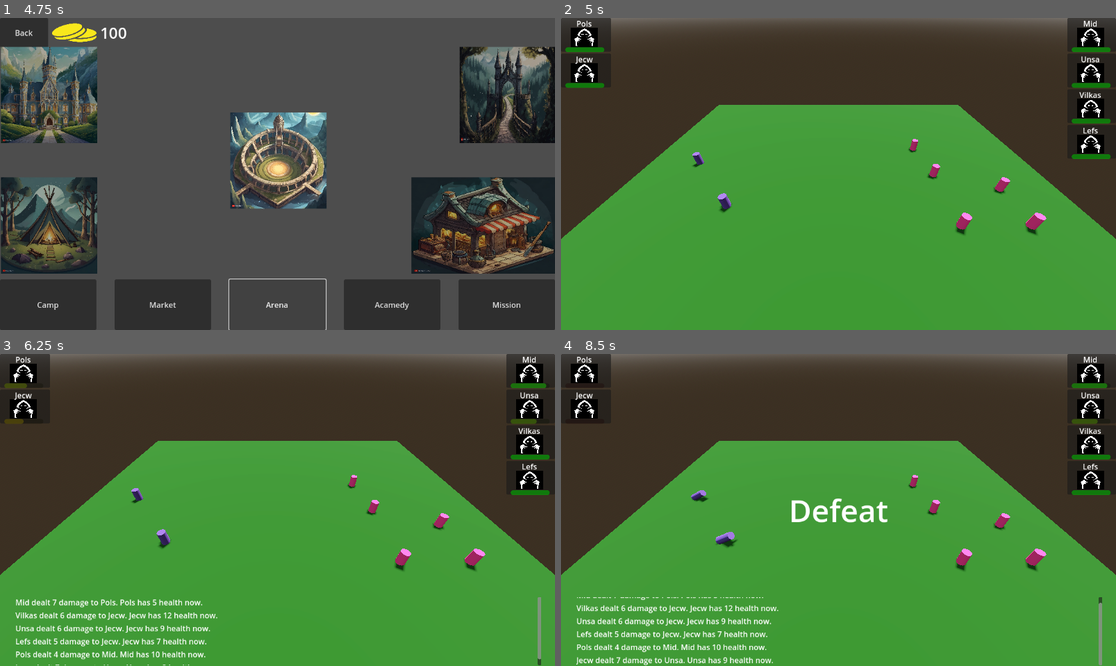
Above: before the commit, frames 1-4 (two rows, left to right).
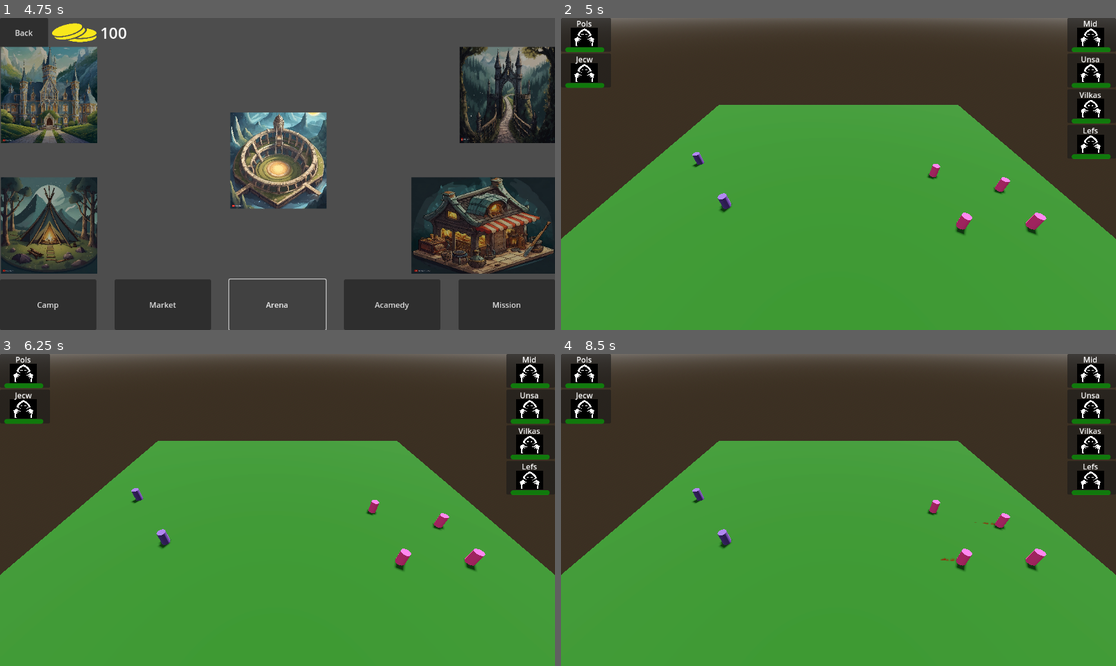
Above: after the commit, the same moments.

Repository: ualisars/ManagementPrototype
Game: Godot game, scene res://Interface/player_interface.tscn
The game is run twice, just before and just after one commit, with the same random seed, the same clock (stepped at 60 frames per second) and the same inputs.
Inputs (mouse positions are in pixels of both pictures, inside the frame that each line leads up to):
- Up to frame 1 (4.75 s): click "Camp" at 0.5 s; move the mouse to (399, 158) at 1.27 s; press the mouse at (399, 158) at 1.28 s; tap Enter at 2 s; move the mouse to (166, 189) at 2.02 s; release the mouse at (166, 189) at 2.03 s; click (166, 189) at 2.1 s; click "Back" at 2.75 s; click "Market" at 3.5 s; click "Arena" at 4.25 s
- Up to frame 2 (5 s): no input
- Up to frame 3 (6.25 s): move the mouse to (333, 441) at 5.02 s; press the mouse at (333, 441) at 5.03 s; tap Space at 5.75 s; move the mouse to (249, 572) at 5.77 s; release the mouse at (249, 572) at 5.78 s; click (249, 572) at 5.85 s
- Up to frame 4 (8.5 s): tap Enter at 6.5, 8 s; move the mouse to (1005, 556) at 6.52 s; press the mouse at (1005, 556) at 6.53 s; tap Space at 7.25 s; move the mouse to (672, 463) at 7.27 s; release the mouse at (672, 463) at 7.28 s; click (672, 463) at 7.35 s; move the mouse to (866, 510) at 8.02 s; press the mouse at (866, 510) at 8.03 s

Frame 1 is identical in both runs. In frame 2, less than 0.1% of the frame differs, in the area x 62-65%, y 38-44%; in frame 3, 2.3%; in frame 4, 3.2%, in the area x 0-99%, y 9-100%.

Commit message:
use signal in Fight Manager

Diff:
--- a/Characters/character.gd
+++ b/Characters/character.gd
@@ -1,27 +1,42 @@
 extends Node3D
+
+var characteristics: Node
 
 var attack: int
 var defense: int
 var health: int
 var character_name: String
 var is_player_controlled: bool
+var cast_speed: int
 var id: int
+var is_belongs_to_player: bool
+
+@onready var timer: Timer = $Timer
 
 var player_color: String = "5e4086"
 var enemy_color: String = "fc4086"
 
+var SpellClass: PackedScene = preload("res://VFX/fireball_particle.tscn")
+
 @onready var body: MeshInstance3D = $Body
 
-func init(characteristics: Node, player_controlled: bool) -> void:
+func init(_characteristics: Node, player_controlled: bool) -> void:
+	characteristics = _characteristics
 	attack = characteristics.attack
 	defense = characteristics.defense
 	health = characteristics.health
 	character_name = characteristics.character_name
+	cast_speed = characteristics.cast_speed
 	is_player_controlled = player_controlled
 	id = characteristics.id
+	is_belongs_to_player = characteristics.is_belongs_to_player
 
 func _ready() -> void:
+	Messenger.FIGHT_STARTED.connect(on_fight_started)
+
 	Messenger.UNIT_ATTACKED.connect(on_unit_attacked)
+
+	Messenger.UNIT_PENETRATED.connect(on_unit_penetrated)
 
 	var material: StandardMaterial3D = StandardMaterial3D.new()
 
@@ -32,9 +47,45 @@
 
 	body.material_override = material
 
+func on_fight_started():
+	timer.wait_time = cast_speed
+	timer.start()
+
 func on_unit_attacked(attack_unit: Node, defend_unit: Node) -> void:
 	if defend_unit.id == id and defend_unit.health <= 0:
 		disable_unit()
+	if attack_unit.id == id:
+		var enemy = FightManager.get_character_3d_by_id(defend_unit.id)
+		cast_spell(enemy)
+
+func on_unit_penetrated(unit: Node3D, damage: int) -> void:
+	if health <= 0:
+		return
+
+	if unit.id == id:
+		health -= damage
+
+	if health <= 0:
+		disable_unit()
+		FightManager.clear_wounded_character(unit)
+		FightManager.check_win_loss_condition()
+
 
 func disable_unit() -> void:
+	timer.stop()
 	body.rotate_z(90.0)
+
+
+func cast_spell(enemy: Node3D):
+	var spell = SpellClass.instantiate()
+	add_child(spell)
+	spell.enemy_id = enemy.id
+	spell.global_position = global_position
+	spell.damage = attack
+	spell.direction = global_position.direction_to(enemy.global_position)
+
+
+func _on_timer_timeout() -> void:
+	if FightManager.check_enemy_exist(characteristics):
+		var enemy: Node = FightManager.choose_enemy(characteristics)
+		cast_spell(enemy)
--- a/Characters/character.tscn
+++ b/Characters/character.tscn
@@ -6,10 +6,20 @@
 
 [sub_resource type="CylinderMesh" id="CylinderMesh_3pw2q"]
 
-[node name="Character" type="Node3D"]
+[sub_resource type="CylinderShape3D" id="CylinderShape3D_wj0yu"]
+
+[node name="Character" type="Area3D"]
 script = ExtResource("1_gnmmy")
 
 [node name="Body" type="MeshInstance3D" parent="."]
 transform = Transform3D(1, 0, 0, 0, 1, 0, 0, 0, 1, 0, 1.23, 0)
 material_override = SubResource("StandardMaterial3D_445sv")
 mesh = SubResource("CylinderMesh_3pw2q")
+
+[node name="Timer" type="Timer" parent="."]
+
+[node name="CollisionShape3D" type="CollisionShape3D" parent="."]
+transform = Transform3D(1, 0, 0, 0, 1, 0, 0, 0, 1, 0, 1.22667, 0)
+shape = SubResource("CylinderShape3D_wj0yu")
+
+[connection signal="timeout" from="Timer" to="." method="_on_timer_timeout"]
--- a/Scenes/arena_scene.gd
+++ b/Scenes/arena_scene.gd
@@ -6,6 +6,9 @@
 
 var CharacterScene: PackedScene = preload("res://Characters/character.tscn")
 @onready var fight_end_window: Control = $FightEndWindow
+
+var player_characters: Array = []
+var enemy_characters: Array = []
 
 var player_locations: Array = [
 	Vector3(-22.0, 0, 0),
@@ -36,7 +39,8 @@
 	arena_sidebar.add_player_characters(Player.party)
 	arena_sidebar.add_enemy_characters(enemies)
 
-	FightManager.set_fight(Player.party, enemies)
+	FightManager.set_fight(Player.party, enemies, player_characters, enemy_characters)
+	FightManager.start_fight()
 
 
 func on_fight_ended(is_player_win: bool) -> void:
@@ -61,3 +65,8 @@
 		add_child(character)
 
 		character.global_position = location
+
+		if is_player:
+			player_characters.append(character)
+		else:
+			enemy_characters.append(character)
--- a/Scenes/arena_scene.tscn
+++ b/Scenes/arena_scene.tscn
@@ -1,7 +1,6 @@
-[gd_scene load_steps=10 format=3 uid="uid://dfljp550085pr"]
+[gd_scene load_steps=9 format=3 uid="uid://dfljp550085pr"]
 
 [ext_resource type="Script" path="res://Scenes/arena_scene.gd" id="1_dn2iq"]
-[ext_resource type="PackedScene" uid="uid://bhgcgbcjowf80" path="res://Characters/character.tscn" id="1_qe8ff"]
 [ext_resource type="PackedScene" uid="uid://xlxt7ab2rjil" path="res://Interface/arena_sidebar.tscn" id="3_lc7pp"]
 [ext_resource type="PackedScene" uid="uid://bb70r86kokvep" path="res://Interface/arena_console.tscn" id="4_vuryd"]
 [ext_resource type="PackedScene" uid="uid://skumunjuxf6w" path="res://Interface/fight_end_window.tscn" id="5_ns5oq"]
@@ -41,9 +40,6 @@
 [node name="Camera3D" type="Camera3D" parent="."]
 transform = Transform3D(1, 0, 0, 0, 0.766044, 0.642788, 0, -0.642788, 0.766044, 0, 20, 20)
 
-[node name="Character" parent="." instance=ExtResource("1_qe8ff")]
-transform = Transform3D(1, 0, 0, 0, 1, 0, 0, 0, 1, 13, 0, -10)
-
 [node name="ArenaSidebar" parent="." instance=ExtResource("3_lc7pp")]
 
 [node name="ArenaConsole" parent="." instance=ExtResource("4_vuryd")]
--- /dev/null
+++ b/VFX/fireball_particle.gd
@@ -0,0 +1,17 @@
+extends Node3D
+
+var enemy_id: int
+var speed: int = 3
+var target_position: Vector3
+var direction: Vector3
+var damage: int
+
+func _ready() -> void:
+	connect("area_entered", on_area_entered)
+
+func on_area_entered(body: Node3D):
+	if "id" in body and body.id == enemy_id:
+		Messenger.UNIT_PENETRATED.emit(body, damage)
+
+func _physics_process(delta: float) -> void:
+	position += direction * speed * delta
--- a/VFX/fireball_particle.tscn
+++ b/VFX/fireball_particle.tscn
@@ -1,5 +1,6 @@
-[gd_scene load_steps=9 format=3 uid="uid://d04dm3d1nnk1c"]
+[gd_scene load_steps=11 format=3 uid="uid://d04dm3d1nnk1c"]
 
+[ext_resource type="Script" path="res://VFX/fireball_particle.gd" id="1_05fpn"]
 [ext_resource type="Texture2D" uid="uid://chgq4wcojwihd" path="res://VFX/particle_sprite_smoke.webp" id="1_qntv3"]
 
 [sub_resource type="Curve" id="Curve_5an63"]
@@ -44,12 +45,21 @@
 [sub_resource type="QuadMesh" id="QuadMesh_xqt0g"]
 material = SubResource("StandardMaterial3D_ncf24")
 
-[node name="FireballParticle" type="Node3D"]
+[sub_resource type="SphereShape3D" id="SphereShape3D_3oyg1"]
+radius = 0.4
+
+[node name="FireballParticle" type="Area3D"]
+transform = Transform3D(1, 0, 0, 0, 1, 0, 0, 0, 1, 0, 0.0112109, 0)
+script = ExtResource("1_05fpn")
 
 [node name="GPUParticles3D" type="GPUParticles3D" parent="."]
-transform = Transform3D(1, 0, 0, 0, 1, 0, 0, 0, 1, 0, 1.22248, 0)
+transform = Transform3D(1, 0, 0, 0, 1, 0, 0, 0, 1, 0, 0.0889251, 0)
 amount = 30
 lifetime = 4.0
 fixed_fps = 10
 process_material = SubResource("ParticleProcessMaterial_qtwbr")
 draw_pass_1 = SubResource("QuadMesh_xqt0g")
+
+[node name="CollisionShape3D" type="CollisionShape3D" parent="."]
+transform = Transform3D(1, 0, 0, 0, 1, 0, 0, 0, 1, 0, 0.0725014, 0)
+shape = SubResource("SphereShape3D_3oyg1")
--- a/World/Messenger.gd
+++ b/World/Messenger.gd
@@ -7,3 +7,7 @@
 signal UNIT_ATTACKED(attack_unit: Node, defend_unit: Node)
 
 signal FIGHT_ENDED(is_player_win: bool)
+
+signal FIGHT_STARTED
+
+signal UNIT_PENETRATED(unit: Node3D, damage: int)
--- a/World/fight_manager.gd
+++ b/World/fight_manager.gd
@@ -1,90 +1,67 @@
 extends Node
 
-var player_characters: Array
-var enemy_characters: Array
-var characters: Array
-
-var updated_player_characters: Array
-var updated_enemy_characters: Array
+var player_characters_3d: Array
+var enemy_characters_3d: Array
+var characters_3d: Array
 
 var rng = RandomNumberGenerator.new()
 
 var fight_ended: bool = false
 
-func set_fight(_player_characters: Array, _enemy_characters: Array) -> void:
-	player_characters = _player_characters.duplicate()
-	enemy_characters = _enemy_characters.duplicate()
-	characters = player_characters + enemy_characters
+func set_fight(
+	_player_characters: Array,
+	_enemy_characters: Array,
+	_player_characters_3d: Array,
+	_enemy_characters_3d: Array
+) -> void:
+	player_characters_3d = _player_characters_3d
+	enemy_characters_3d = _enemy_characters_3d
 
-func cast_speed_array_sort(character1, character2):
-	if character1.cast_speed < character2.cast_speed:
-		return true
-	return false
+	characters_3d = player_characters_3d + enemy_characters_3d
 
-func turn() -> void:
-	for character in characters:
-		var enemy = choose_enemy(character)
-		attack(character, enemy)
-
-func attack(attack_character: Node, defend_character: Node) -> void:
-	if fight_ended:
-		return
-	if attack_character.health > 0:
-		var damage = attack_character.attack - defend_character.defense
-		defend_character.health -= damage
-		Messenger.UNIT_ATTACKED.emit(attack_character, defend_character)
-		check_character_health(defend_character)
-
-func check_win_loss_condition() -> void:
-	if updated_player_characters.size() == 0:
-		Messenger.FIGHT_ENDED.emit(false)
-		fight_ended = true
-	if updated_enemy_characters.size() == 0:
-		Messenger.FIGHT_ENDED.emit(true)
-		fight_ended = true
-
-func check_character_health(character: Node) -> void:
-	if character.health <= 0 and character.is_belongs_to_player:
-		remove_character_by_id(character.id, updated_player_characters)
-		check_win_loss_condition()
-	if character.health <= 0 and not character.is_belongs_to_player:
-		remove_character_by_id(character.id, updated_enemy_characters)
-		check_win_loss_condition()
-
-func clear_damaged_characters():
-	var damaged_list: Array = []
-	for character in characters:
-		if character.health <= 0:
-			damaged_list.append(character)
-
-	for damaged_character in damaged_list:
-		if damaged_character.is_belongs_to_player:
-			remove_character_by_id(damaged_character.id, player_characters)
-		else:
-			remove_character_by_id(damaged_character.id, enemy_characters)
-		remove_character_by_id(damaged_character.id, characters)
+func get_character_3d_by_id(id: int) -> Node3D:
+	for character in characters_3d:
+		if character.id == id:
+			return character
+	return
 
 func remove_character_by_id(character_id: int, character_list: Array) -> void:
 	for character in character_list:
 		if character_id == character.id:
 			character_list.erase(character)
 
-func choose_enemy(character: Node) -> Node:
-	if fight_ended:
-		return
-	if character.is_belongs_to_player:
-		var enemy_index = rng.randi_range(0, updated_enemy_characters.size() - 1)
-		return updated_enemy_characters[enemy_index]
+func start_fight():
+	Messenger.FIGHT_STARTED.emit()
+
+
+func check_win_loss_condition() -> void:
+	if player_characters_3d.size() == 0:
+		Messenger.FIGHT_ENDED.emit(false)
+		fight_ended = true
+	if enemy_characters_3d.size() == 0:
+		Messenger.FIGHT_ENDED.emit(true)
+		fight_ended = true
+
+
+func clear_wounded_character(character3d: Node3D):
+	remove_character_by_id(character3d.id, characters_3d)
+
+	if character3d.is_belongs_to_player:
+		remove_character_by_id(character3d.id, player_characters_3d)
 	else:
-		var player_index = rng.randi_range(0, updated_player_characters.size() - 1)
-		return updated_player_characters[player_index]
+		remove_character_by_id(character3d.id, enemy_characters_3d)
 
-func _on_timer_timeout() -> void:
-	characters.sort_custom(cast_speed_array_sort)
+func choose_enemy(characteristics: Node) -> Node3D:
+	if characteristics.is_belongs_to_player:
+		var enemy_index = rng.randi_range(0, enemy_characters_3d.size() - 1)
+		return enemy_characters_3d[enemy_index]
+	else:
+		var player_index = rng.randi_range(0, player_characters_3d.size() - 1)
+		return player_characters_3d[player_index]
 
-	updated_player_characters = player_characters.duplicate()
-	updated_enemy_characters = enemy_characters.duplicate()
-
-	turn()
-
-	clear_damaged_characters()
+func check_enemy_exist(characteristics: Node) -> bool:
+	if characteristics.is_belongs_to_player and enemy_characters_3d.size() == 0:
+		return false
+	elif not characteristics.is_belongs_to_player and player_characters_3d.size() == 0:
+		return false
+	return true
--- a/World/fight_manager.tscn
+++ b/World/fight_manager.tscn
@@ -1,14 +1,6 @@
-[gd_scene load_steps=3 format=3 uid="uid://clxpmu2b60ur3"]
+[gd_scene load_steps=2 format=3 uid="uid://clxpmu2b60ur3"]
 
 [ext_resource type="Script" path="res://World/fight_manager.gd" id="1_x4x0n"]
-[ext_resource type="Script" path="res://World/Timer.gd" id="2_8je1l"]
 
 [node name="FightManager" type="Node"]
 script = ExtResource("1_x4x0n")
-
-[node name="Timer" type="Timer" parent="."]
-wait_time = 2.0
-autostart = true
-script = ExtResource("2_8je1l")
-
-[connection signal="timeout" from="Timer" to="." method="_on_timer_timeout"]
--- a/project.godot
+++ b/project.godot
@@ -23,6 +23,11 @@
 ArenaManager="*res://World/arena_manager.tscn"
 FightManager="*res://World/fight_manager.tscn"
 
+[editor]
+
+version_control/plugin_name="GitPlugin"
+version_control/autoload_on_startup=true
+
 [input]
 
 click={
Not shown: 1 places in Characters/character.tscn that only renumber resources
Not shown, added: addons/godot-git-plugin/plugin.cfg
Not shown, added: addons/godot-git-plugin/LICENSE
Not shown, added: addons/godot-git-plugin/THIRDPARTY.md
Not shown, added: addons/godot-git-plugin/git_plugin.gdextension
Not shown, added: addons/godot-git-plugin/linux/libgit_plugin.linux.editor.x86_64.so
Not shown, added: addons/godot-git-plugin/macos/libgit_plugin.macos.editor.universal.dylib
Not shown, added: addons/godot-git-plugin/win64/libgit_plugin.windows.editor.x86_64.dll
Not shown, added: addons/godot-git-plugin/win64/libgit_plugin.windows.editor.x86_64.exp
Not shown, added: addons/godot-git-plugin/win64/libgit_plugin.windows.editor.x86_64.lib
